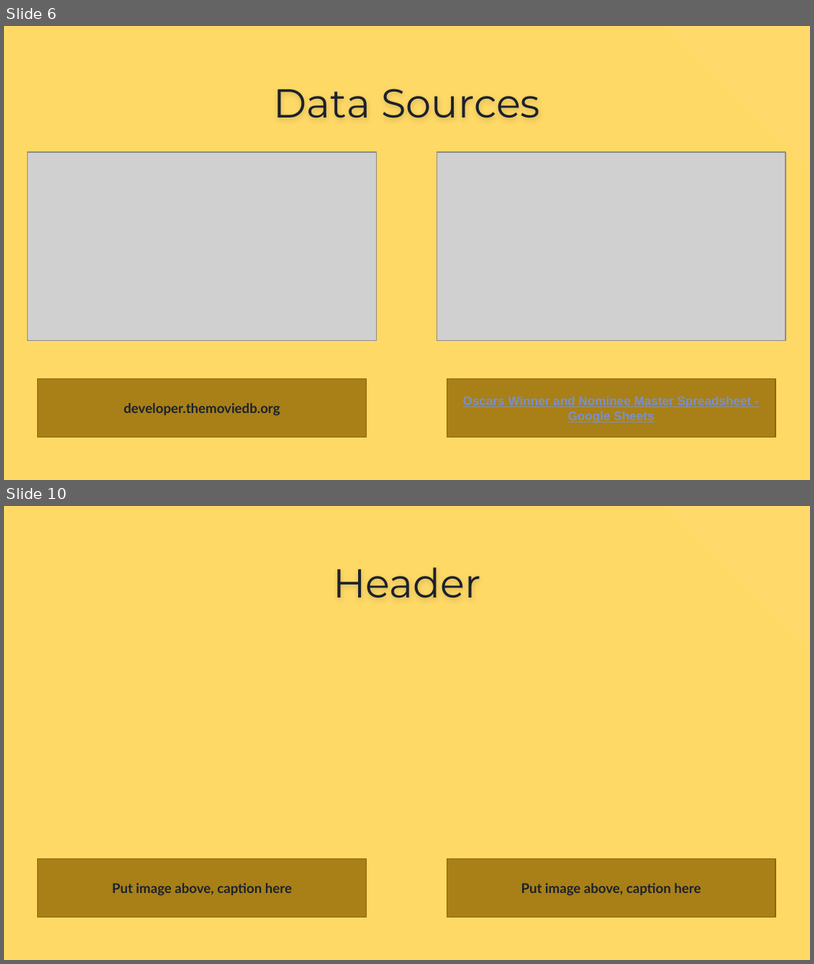
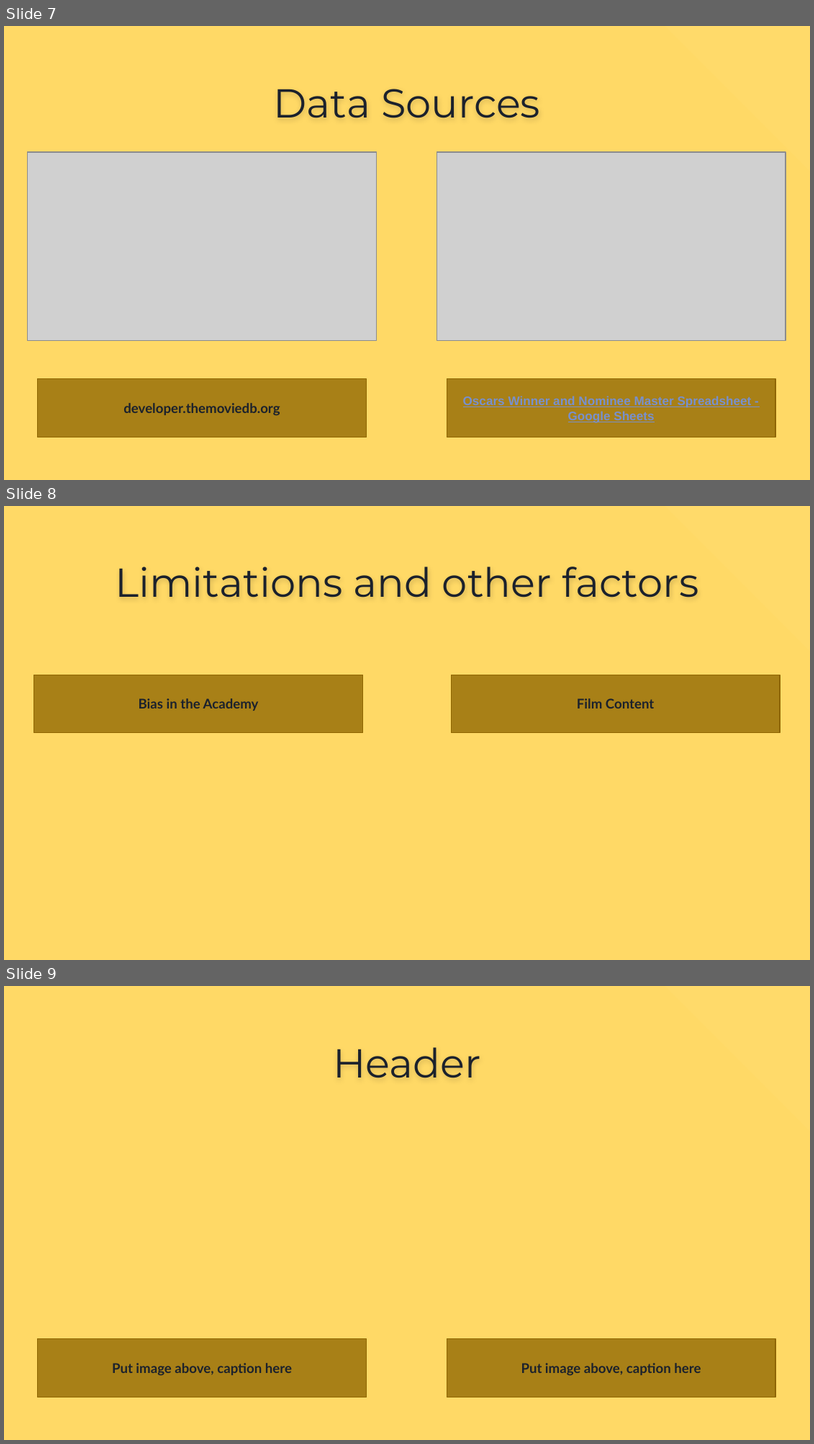
Before and after one commit to jamieah80/group-project-one, a slide deck: Group Project Presentation (1).pptx. Shown one above the other, each under a label of ours: slides 6 and 10 before the commit, slides 7, 8 and 9 after it; the slides between them are not shown. The pictures are 814x964 and 814x1444 pixels, drawn with LibreOffice and Linux fonts; fonts in the diff are those of the drawing; grey boxes stand for pictures. Boxes give left, top, right and bottom in pixels: in the first picture for what was removed or moved away, otherwise in the second. Text is boxed around its words. In the diff, an @@ line names an element or a change of style, - is before the commit and + after.

Commit message:
Add files via upload
Updated to include DD slide content

```diff
--- a/Group Project Presentation (1).pptx
+++ b/Group Project Presentation (1).pptx
@@ slide 8 added at (4, 506, 810, 960), background #FFD966; not listed: 1 template element that a slide beside it also shows @@
@@ title added at (115, 566, 700, 597), 36 pt, text #1B212C @@
+Limitations and other factors
@@ rectangle added at (34, 674, 363, 733), fill #8F6600 at 77% opacity, outline #8F6600 0.75 pt, 12 pt, text #1B212C, bold @@
+Bias in the Academy
@@ rectangle added at (452, 674, 781, 733), fill #8F6600 at 77% opacity, outline #8F6600 0.75 pt, 12 pt, text #1B212C, bold @@
+Film Content
@@ what was slide 6 is now slide 7 @@
@@ what was slide 10 is now slide 9 @@
```
Also in this commit, not shown: 1 slide changed, 2 other slides added, 3 slides removed.
